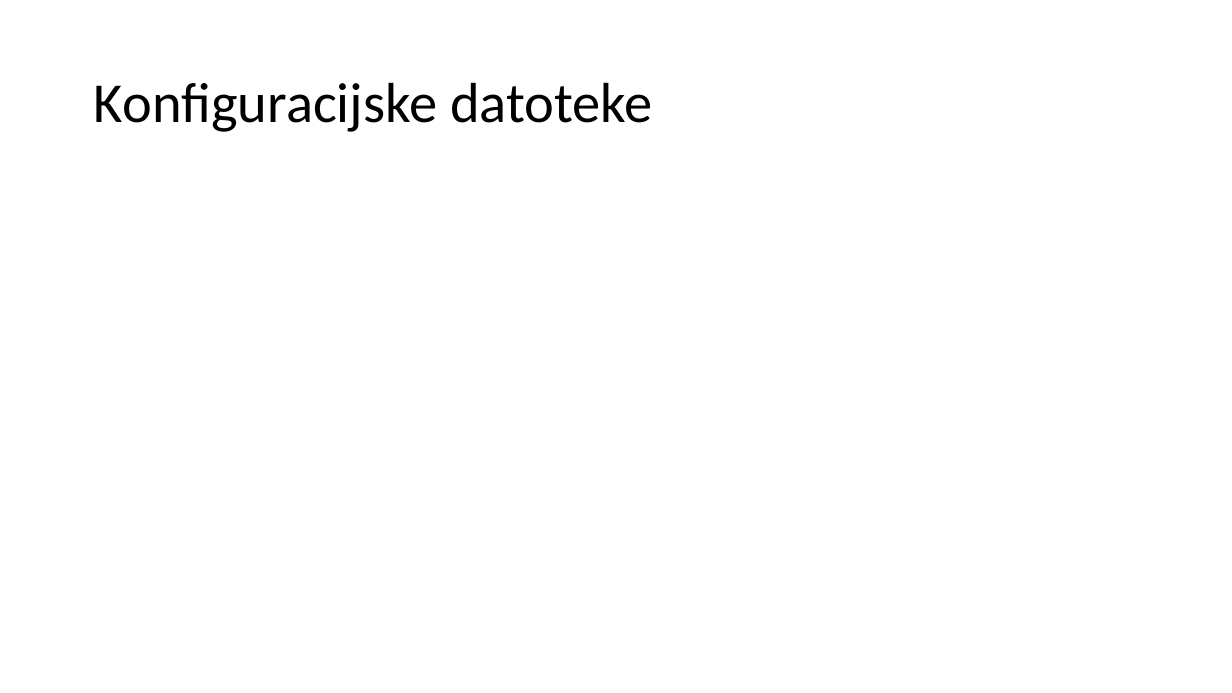
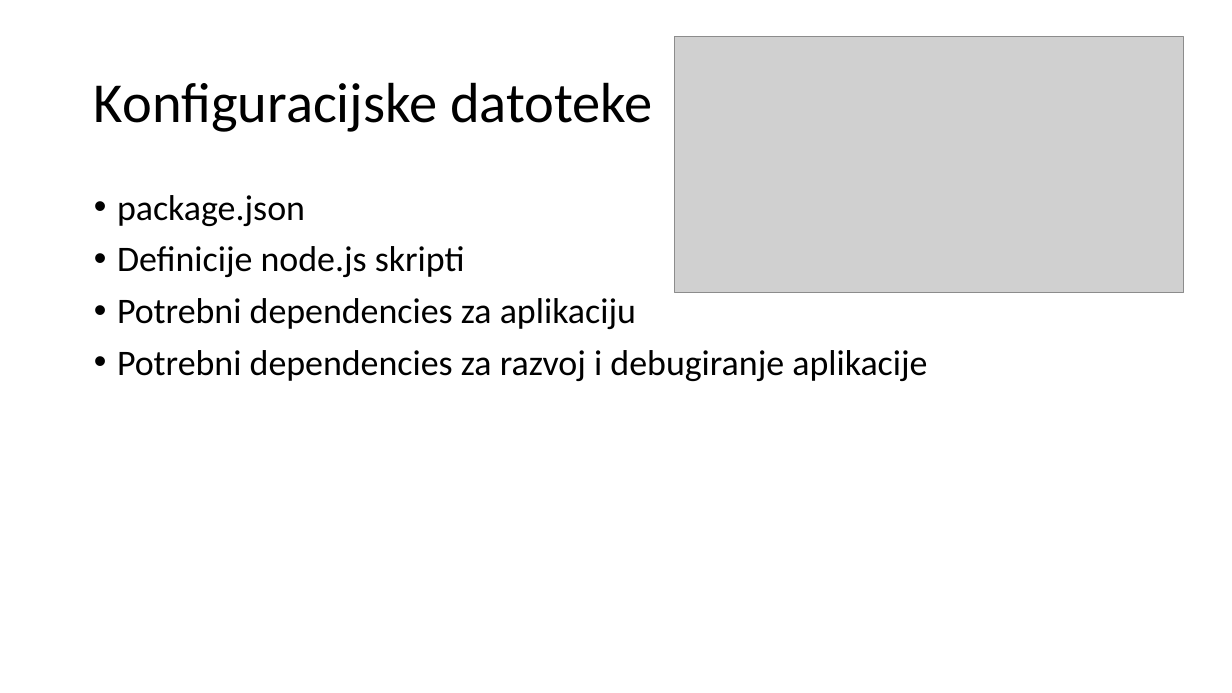
Before and after one commit to mmssniper/angular-workshop, a slide deck: slide 6 of prezentacije/1-7 Angular webshop.pptx (slide 4 before the commit). Drawn at 1232x693 pixels with LibreOffice and Linux fonts; fonts in the diff are those of the drawing; grey boxes stand for pictures. Boxes give left, top, right and bottom in pixels: in the first picture for what was removed or moved away, otherwise in the second. Text is boxed around its words. In the diff, an @@ line names an element or a change of style, - is before the commit and + after.

```diff
--- a/prezentacije/1-7 Angular webshop.pptx
+++ b/prezentacije/1-7 Angular webshop.pptx
@@ picture added at (675,37,1184,293) @@
@@ text added at (117,195,927,381), 28 pt, text #000000 @@
+• package.json
+• Definicije node.js skripti
+• Potrebni dependencies za aplikaciju
+• Potrebni dependencies za razvoj i debugiranje aplikacije
```
Also in this commit, not shown: 2 other slides changed, 5 slides added.
